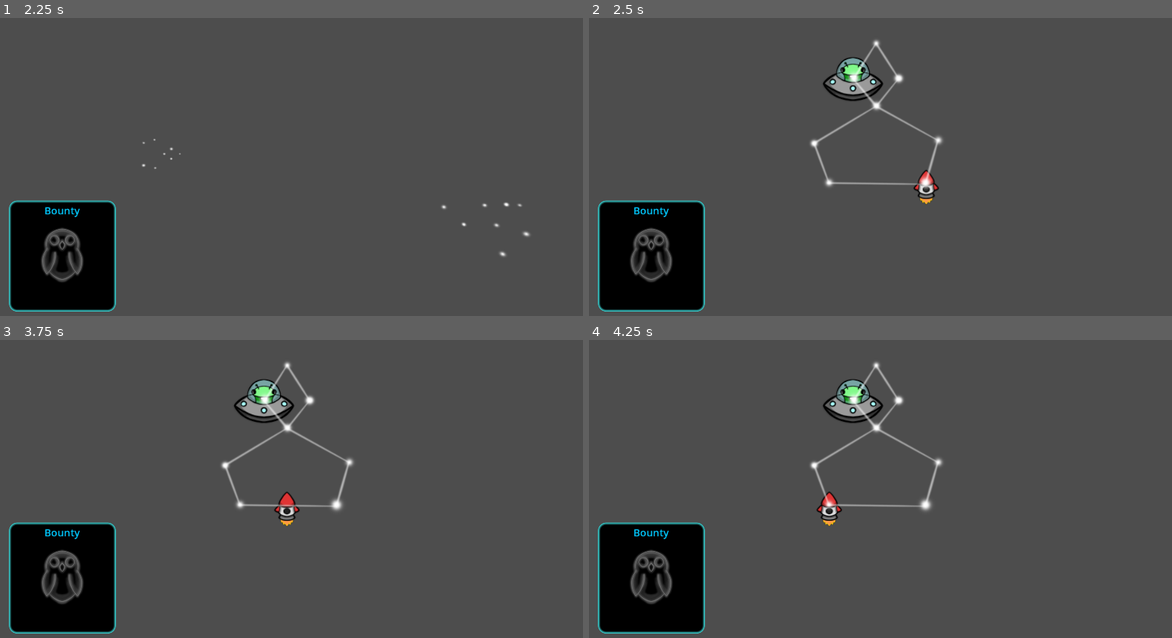
Above: before the commit, frames 1-4 (two rows, left to right).
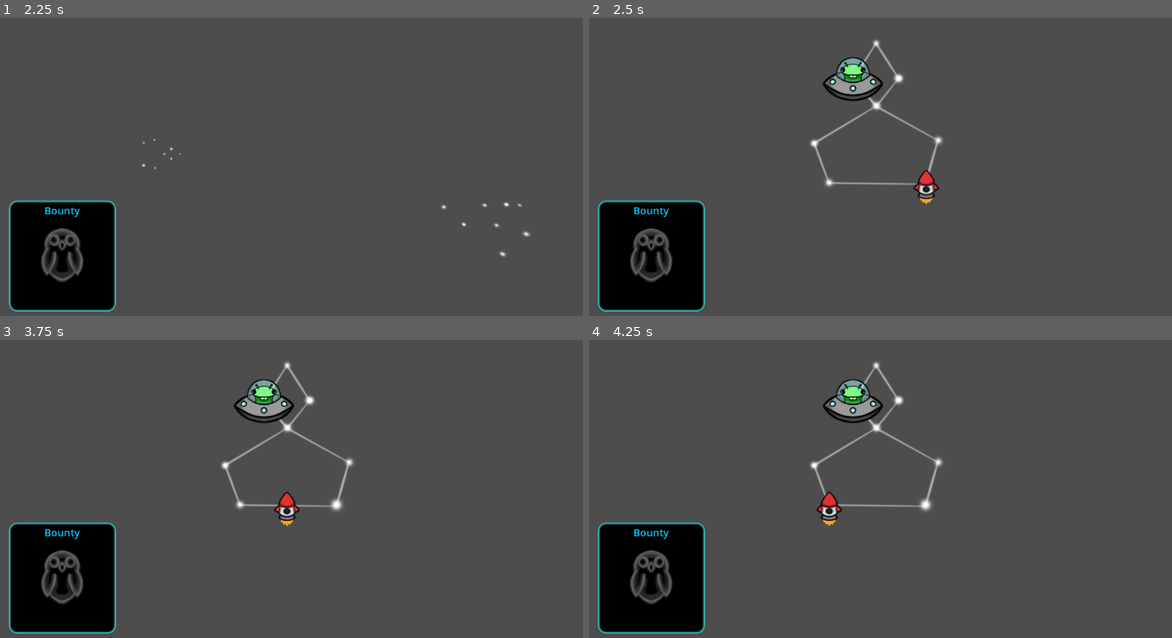
Above: after the commit, the same moments.

Repository: ethancharette/WildJam26-star-wrangler
Game: Godot game, scene res://MainMenu.tscn
Two runs of this game, one before a commit and one after it. Both use one fixed random seed, a clock stepped at 60 frames per second and the inputs below.
Inputs (mouse positions are in pixels of both pictures, inside the frame that each line leads up to):
- Up to frame 1 (2.25 s): click "Play" at 0.5 s; tap Enter at 1.25 s; move the mouse to (419, 137) at 1.27 s; click (419, 137) at 1.42 s; tap Space at 2 s; move the mouse to (169, 169) at 2.02 s; click (169, 169) at 2.17 s
- Up to frame 2 (2.5 s): no input
- Up to frame 3 (3.75 s): tap Enter at 2.75 s; move the mouse to (343, 402) at 2.77 s; click (343, 402) at 2.92 s; tap Space at 3.5 s; move the mouse to (256, 542) at 3.52 s; click (256, 542) at 3.67 s
- Up to frame 4 (4.25 s): no input

Frame 1 is identical in both runs. In frame 2, 0.2% of the frame differs, in the area x 44-59%, y 14-58%; in frame 3, 0.1%; in frame 4, 0.2%.

Commit message:
fix render order with outlaw and player

Diff:
--- a/star-wrangler/Main.tscn
+++ b/star-wrangler/Main.tscn
@@ -245,6 +245,7 @@
 
 [node name="Sprite3D" type="Sprite3D" parent="Environment/Outlaw Star" unique_id=1283831803]
 transform = Transform3D(0.25, 0, 0, 0, 0.25, 0, 0, 0, 0.25, 0, 0, 0)
+render_priority = 1
 texture = ExtResource("11_j4qnp")
 
 [node name="Constellations" type="Node" parent="Environment" unique_id=1195503923]
@@ -260,13 +261,13 @@
 outlaw_starting_position = 3
 player_starting_position = 6
 
-[node name="Sprite_Star" parent="Environment/Constellations/Constellation_Pizza" index="1" unique_id=2035096877]
+[node name="Sprite_Star" parent="Environment/Constellations/Constellation_Pizza" index="2" unique_id=2035096877]
 texture = ExtResource("13_devvj")
 
-[node name="Sprite_Line" parent="Environment/Constellations/Constellation_Pizza" index="2" unique_id=1800767896]
+[node name="Sprite_Line" parent="Environment/Constellations/Constellation_Pizza" index="3" unique_id=1800767896]
 texture = ExtResource("14_3b0ty")
 
-[node name="Sprite_Shaded" parent="Environment/Constellations/Constellation_Pizza" index="3" unique_id=2058731896]
+[node name="Sprite_Shaded" parent="Environment/Constellations/Constellation_Pizza" index="4" unique_id=2058731896]
 texture = ExtResource("15_bg4s2")
 
 [node name="Star_0" parent="Environment/Constellations/Constellation_Pizza/Star_Positions" parent_id_path=PackedInt32Array(1893101060, 183090473) index="0" unique_id=1679020013]
@@ -299,13 +300,13 @@
 outlaw_starting_position = 2
 player_starting_position = 6
 
-[node name="Sprite_Star" parent="Environment/Constellations/Constellation_Owl" index="1" unique_id=2035096877]
+[node name="Sprite_Star" parent="Environment/Constellations/Constellation_Owl" index="2" unique_id=2035096877]
 texture = ExtResource("13_fpfj3")
 
-[node name="Sprite_Line" parent="Environment/Constellations/Constellation_Owl" index="2" unique_id=1800767896]
+[node name="Sprite_Line" parent="Environment/Constellations/Constellation_Owl" index="3" unique_id=1800767896]
 texture = ExtResource("14_sc1dx")
 
-[node name="Sprite_Shaded" parent="Environment/Constellations/Constellation_Owl" index="3" unique_id=2058731896]
+[node name="Sprite_Shaded" parent="Environment/Constellations/Constellation_Owl" index="4" unique_id=2058731896]
 texture = ExtResource("15_kjvhd")
 
 [node name="Star_0" parent="Environment/Constellations/Constellation_Owl/Star_Positions" parent_id_path=PackedInt32Array(2058648554, 183090473) index="0" unique_id=1679020013]
@@ -339,13 +340,13 @@
 outlaw_starting_position = 7
 player_starting_position = 5
 
-[node name="Sprite_Star" parent="Environment/Constellations/Constellation_Apple" index="1" unique_id=2035096877]
+[node name="Sprite_Star" parent="Environment/Constellations/Constellation_Apple" index="2" unique_id=2035096877]
 texture = ExtResource("19_hhcpw")
 
-[node name="Sprite_Line" parent="Environment/Constellations/Constellation_Apple" index="2" unique_id=1800767896]
+[node name="Sprite_Line" parent="Environment/Constellations/Constellation_Apple" index="3" unique_id=1800767896]
 texture = ExtResource("20_mxvw5")
 
-[node name="Sprite_Shaded" parent="Environment/Constellations/Constellation_Apple" index="3" unique_id=2058731896]
+[node name="Sprite_Shaded" parent="Environment/Constellations/Constellation_Apple" index="4" unique_id=2058731896]
 texture = ExtResource("21_xrxkg")
 
 [node name="Star_0" parent="Environment/Constellations/Constellation_Apple/Star_Positions" parent_id_path=PackedInt32Array(1282434742, 183090473) index="0" unique_id=1679020013]
--- a/star-wrangler/prefabs/constellation.tscn
+++ b/star-wrangler/prefabs/constellation.tscn
@@ -30,6 +30,12 @@
 transform = Transform3D(1, 0, 0, 0, 1, 0, 0, 0, 1, -0.062332153, -1.3410492, 0)
 shape = SubResource("BoxShape3D_5tuhn")
 
+[node name="Player_Icon" type="Sprite3D" parent="." unique_id=2106111884]
+transform = Transform3D(0.15, 0, 0, 0, 0.15, 0, 0, 0, 0.15, 0, 0, 0)
+visible = false
+render_priority = 1
+texture = ExtResource("7_1j2js")
+
 [node name="Sprite_Star" type="Sprite3D" parent="." unique_id=2035096877]
 texture = ExtResource("2_4hnbm")
 
@@ -38,11 +44,6 @@
 
 [node name="Sprite_Shaded" type="Sprite3D" parent="." unique_id=2058731896]
 texture = ExtResource("4_1j2js")
-
-[node name="Player_Icon" type="Sprite3D" parent="." unique_id=2106111884]
-transform = Transform3D(0.15, 0, 0, 0, 0.15, 0, 0, 0, 0.15, 0, 0, 0)
-visible = false
-texture = ExtResource("7_1j2js")
 
 [node name="Star_Positions" type="Node3D" parent="." unique_id=183090473]
 
